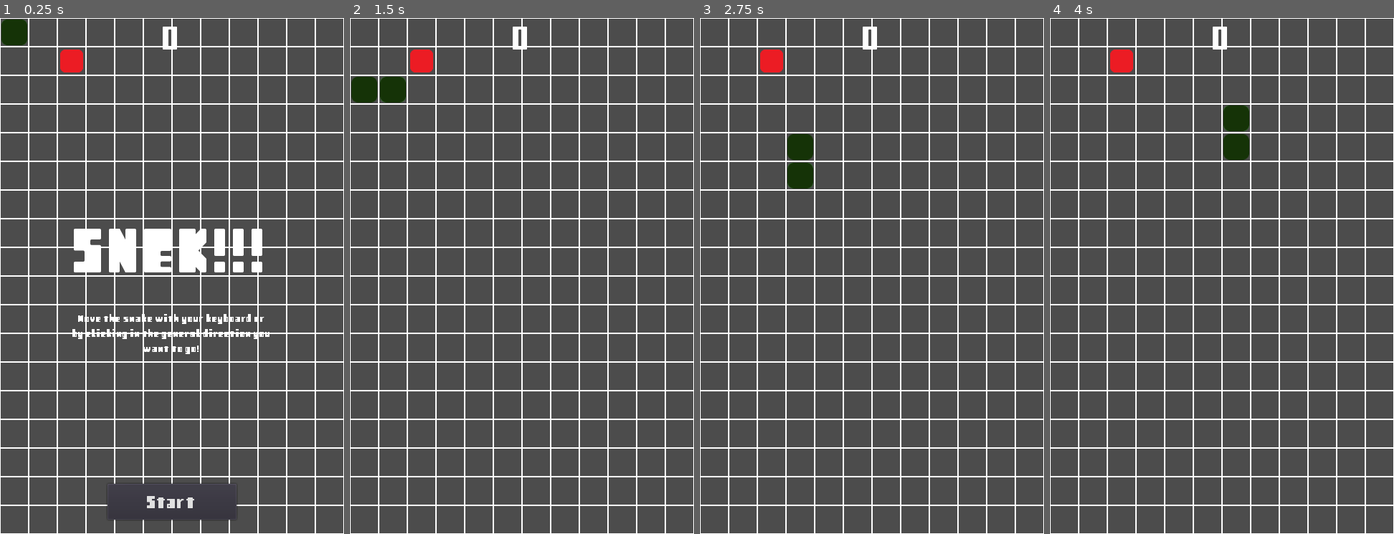
Above: before the commit, frames 1-4 (left to right).
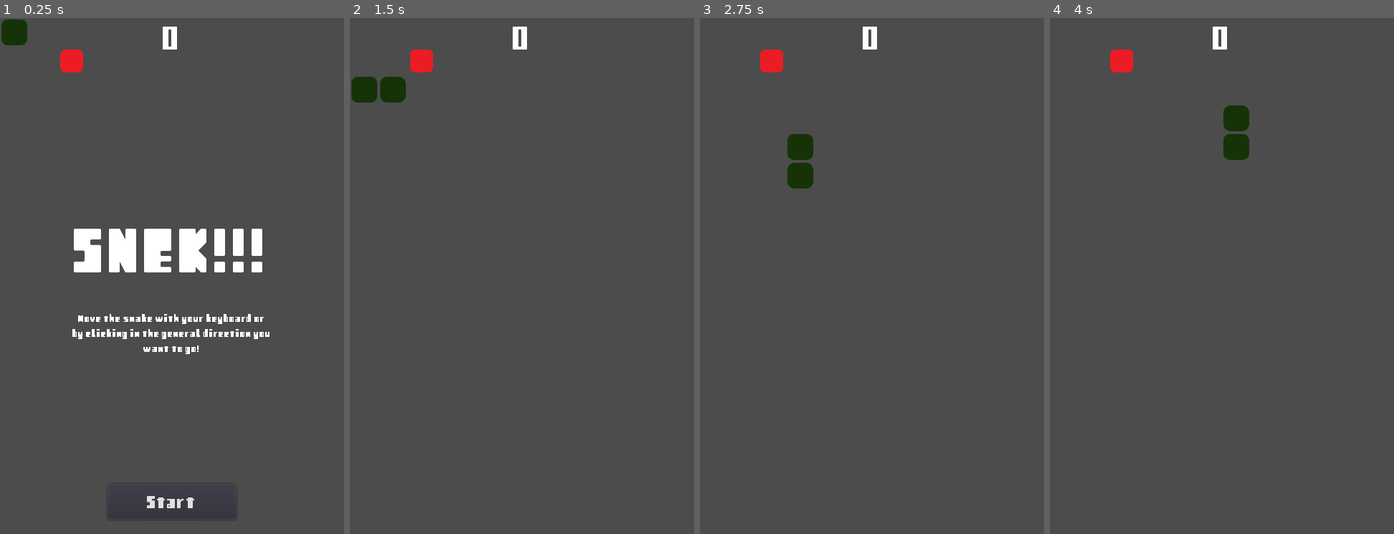
Above: after the commit, the same moments.

Repository: MuckT/snake
Game: Godot game, scene res://Game.tscn
The game is run twice, just before and just after one commit, with the same random seed, the same clock (stepped at 60 frames per second) and the same inputs.
Inputs (mouse positions are in pixels of both pictures, inside the frame that each line leads up to):
- Up to frame 1 (0.25 s): no input
- Up to frame 2 (1.5 s): click "Start" at 0.5 s; move the mouse to (597, 250) at 1.27 s; hold Right (ui_right) from 1.28 s (still down); click (597, 250) at 1.42 s
- Up to frame 3 (2.75 s): move the mouse to (803, 301) at 2.02 s; release Right (ui_right) at 2.03 s; hold Down (ui_down) from 2.03 s (still down)
- Up to frame 4 (4 s): move the mouse to (1256, 162) at 2.77 s; release Down (ui_down) at 2.78 s; hold Right (ui_right) 2.78-3.53 s; move the mouse to (1204, 379) at 3.52 s; hold Up (ui_up) from 3.53 s (still down); click (1204, 379) at 3.67 s

The runs differ from the first frame. In frame 1, 9.1% of the frame differs, in the area x 0-100%, y 0-100%; in frame 2, 9.7%; in frame 3, 9.7%; in frame 4, 9.7%.

Commit message:
feat: game restarts conditions

Diff:
--- a/src/Collectible.gd
+++ b/src/Collectible.gd
@@ -4,12 +4,6 @@
 var tile_x = 12
 var tile_y = 18
 var Grid
-
-
-
-# Declare member variables here. Examples:
-# var a = 2
-# var b = "text"
 
 
 # Called when the node enters the scene tree for the first time.
@@ -28,18 +22,18 @@
 	var new_position = Vector2(randi() % 440, randi() % 690)
 	position = new_position.snapped(Vector2.ONE * tile_size)
 	position += Vector2.ONE * tile_size/2
-	print(position)
+#	print(position)
 	show()
-#	Grid.world_to_map(position)
 	var pos = Grid.world_to_map(position)
-	print(pos)
-#	$CollisionShape2D.set_deferred("disabled",false)
+#	print(pos)
 
 
 func _on_Collectible_area_entered(area):
 	hide()
 	new_collectible()
+#	print("Area id from collectable: ", area)
 #	print("Area name from collectable: ", area.get_parent().name)
+#	TODO place again collectible if on snake
 #	if area.get_parent().name.begins_with("Grid"):
 #		#hide the collectible and then place it somewhere else
-#		score += 1
+#		score -= 1
--- a/src/Game.tscn
+++ b/src/Game.tscn
@@ -24,6 +24,7 @@
 script = ExtResource( 2 )
 
 [node name="GridVisualizer" type="Node2D" parent="Grid"]
+visible = false
 script = ExtResource( 1 )
 
 [node name="Player" type="Area2D" parent="Grid"]
@@ -69,7 +70,6 @@
 one_shot = true
 
 [node name="HUD" parent="." instance=ExtResource( 7 )]
-[connection signal="game_over" from="Grid/Player" to="Grid" method="_on_Player_game_over"]
 [connection signal="timeout" from="Grid/Player/Timer" to="Grid/Player" method="_on_Timer_timeout"]
 [connection signal="area_entered" from="Grid/Collectible" to="HUD" method="_on_Collectible_area_entered"]
 [connection signal="area_entered" from="Grid/Collectible" to="Grid/Player" method="_on_Collectible_area_entered"]
--- a/src/Grid.gd
+++ b/src/Grid.gd
@@ -27,6 +27,7 @@
 	# Create Player
 	$Player.start($Player/StartPosition.position)
 
+#	TODO make a collectable instance
 #	var position
 #	var placed = false
 #	while not placed:
@@ -71,6 +72,5 @@
 	$Player/Timer.start()
 
 
-
 func _on_Player_game_over():
 	print("game over") # Replace with function body.
--- a/src/HUD.gd
+++ b/src/HUD.gd
@@ -1,21 +1,6 @@
 extends CanvasLayer
 var score = -1
 signal start_game
-
-
-# Declare member variables here. Examples:
-# var a = 2
-# var b = "text"
-
-
-# Called when the node enters the scene tree for the first time.
-#func _ready():
-#	pass # Replace with function body.
-
-
-# Called every frame. 'delta' is the elapsed time since the previous frame.
-#func _process(delta):
-#	pass
 
 
 func _on_Collectible_area_entered(area):
@@ -29,3 +14,4 @@
 	$Label.hide()
 	$NameLabel.hide()
 	emit_signal("start_game")
+	print('start game button pressed')
--- a/src/Player.gd
+++ b/src/Player.gd
@@ -1,6 +1,6 @@
 extends Area2D
 
-signal game_over
+signal end_game
 
 onready var tail = preload("res://Tail.tscn")
 
@@ -44,44 +44,35 @@
 	add_child(inst)
 
 
-
+# Movement, end game check, and tail position updates
 func move(dir):
 	# set dir_change
 	var dir_change = false
 	if last_direction != inputs[dir]:
 		dir_change = true
+
 	# Hold previous positions to check for game end
 	last_position = position
 	last_direction = inputs[dir]
-#	print(dir_change)
-#    print(last_position)
-	# Change position based on direction
-	var head_pos = position
-#	if dir_change:
-#		for i in range (4,get_child_count()):
-#			get_child(i).add_to_tail(head_pos, inputs[dir])
+
+	# where we're going!
+	var new_head = position + inputs[dir] * tile_size
+
+	# Setting tail locations
 	for i in range(get_child_count() - 1, 4, -1):
-#		print(get_child(i).name)
+		if get_child(i).global_position == new_head:
+			get_tree().reload_current_scene()
 		get_child(i).global_position = get_child(i - 1).global_position
 		get_child(i).position -= inputs[dir] * tile_size
 	get_child(4).global_position = global_position
-#		print(i)
+
+
+	# Updating Movement
 	position += inputs[dir] * tile_size
-#		var inst = get_child(4)
-#		var temp_grid_pos = Grid.world_to_map(position)
-#		if inputs[dir] == Vector2.RIGHT:
-#			temp_grid_pos.x -= 2
-#		if inputs[dir] == Vector2.DOWN:
-#			temp_grid_pos.y -= 1
-
-#		print(temp_grid_pos)
-#		inst.position = Grid.map_to_world(temp_grid_pos)
-
 
 
 # Change direction based on keypress or touche event whenever an event happens.
 func _input(event):
-	#keep track of last direction
 	# Exit feature
 	if Input.is_action_pressed("ui_cancel"):
 		get_tree().quit()
@@ -111,19 +102,23 @@
 		set_direction = 'up'
 
 
-
+# Prevent snek from escaping and have wall collision emit end game
 func _process(delta):
 	position.x = clamp(position.x, half_tile_size, screen_size.x - half_tile_size)
 	position.y = clamp(position.y, half_tile_size, screen_size.y - half_tile_size)
 	if(last_position == position):
-		print("END GAME")
+		get_tree().reload_current_scene()
+#		emit_signal("end_game")
 
+# Start Game
 func start(pos):
+	print('start game player')
 	position = pos
 	show()
 	$CollisionShape2D.disabled = false
 	current_direction = 'right'
 
+# Timer based movement control
 func _on_Timer_timeout():
 	# Check that most recent set direction was a double back on snek
 	if set_direction == 'right' and current_direction != 'left':
@@ -137,12 +132,13 @@
 	move(current_direction)
 
 
-# Attempting my own tail
+# Add Tail Function aka also know as how to eat ones own tail
 func add_tail():
 	var inst = tail.instance()
 	var prev_tail = get_child(get_child_count() -1 )
 #	print(prev_tail.name)
 	if(prev_tail.name != "head"):
+#		print('From Prev tail check')
 		inst.cur_dir = prev_tail.cur_dir
 		for i in range(0,prev_tail.pos_array.size()):
 			inst.pos_array.append(prev_tail.pos_array[i])
@@ -156,6 +152,6 @@
 
 func _on_Collectible_area_entered(area):
 	if area.get_parent().name.begins_with("Grid"):
-		print("Add Tail")
 		add_tail()
-	print("Collide: ", area.get_parent().name)
+#		print("Add Tail")
+#	print("Collide: ", area.get_parent().name)
--- a/src/Tail.gd
+++ b/src/Tail.gd
@@ -1,38 +1,26 @@
 extends Area2D
+
+signal end_game
 
 var directions = []
 var pos_array = []
 var cur_dir = Vector2()
+var game_started = false
 
-func _process(delta):
-#	print(pos_array)
-#	print("global position: ", global_position)
-	if(directions.size() > 0):
-		if(global_position.distance_squared_to(pos_array[0]) < 0.01):
-			cur_dir = directions[0]
-			print("calling remove from tail")
-			remove_from_tail()
-	position += cur_dir/2
-#	print("position after: ", position)
-
-func remove_from_tail():
-	directions.pop_front()
-	pos_array.pop_front()
 
 func add_to_tail(head_pos, dir):
 	print("add to tail")
 	pos_array.append(head_pos)
 	directions.append(dir)
 
-#func _on_tail_area_entered(area):
-#	if(area.name == "head"):
+func _on_Tail_area_shape_entered(area_id, area, area_shape, self_shape):
+	print(area)
+	print(self_shape)
+	print(area.name)
+	if area.name.begins_with("Player"):
+		if game_started == false:
+			game_started = true
+		else:
+#			get_parent().get_tree().reload_current_scene()
+			print("End Game From Tail")
 #		get_tree().reload_current_scene()
-
-
-func _on_Tail_area_entered(area):
-	print("Area name from tail: ", area.get_parent().name)
-	if area.get_parent().name.begins_with("Player"):
-		print("Tail Impact")
-	pass
-
-#	emit_signal("end_game")
--- a/src/Tail.tscn
+++ b/src/Tail.tscn
@@ -16,7 +16,13 @@
 modulate = Color( 0.270588, 0.290196, 0.0862745, 1 )
 scale = Vector2( 0.9, 0.9 )
 texture = ExtResource( 1 )
+__meta__ = {
+"_edit_group_": true
+}
 
 [node name="CollisionShape2D" type="CollisionShape2D" parent="."]
 shape = SubResource( 1 )
-[connection signal="area_entered" from="." to="." method="_on_Tail_area_entered"]
+__meta__ = {
+"_edit_group_": true
+}
+[connection signal="area_shape_entered" from="." to="." method="_on_Tail_area_shape_entered"]
--- a/src/project.godot
+++ b/src/project.godot
@@ -23,6 +23,7 @@
 
 window/size/width=480
 window/size/height=720
+window/size/resizable=false
 
 [input]
 
